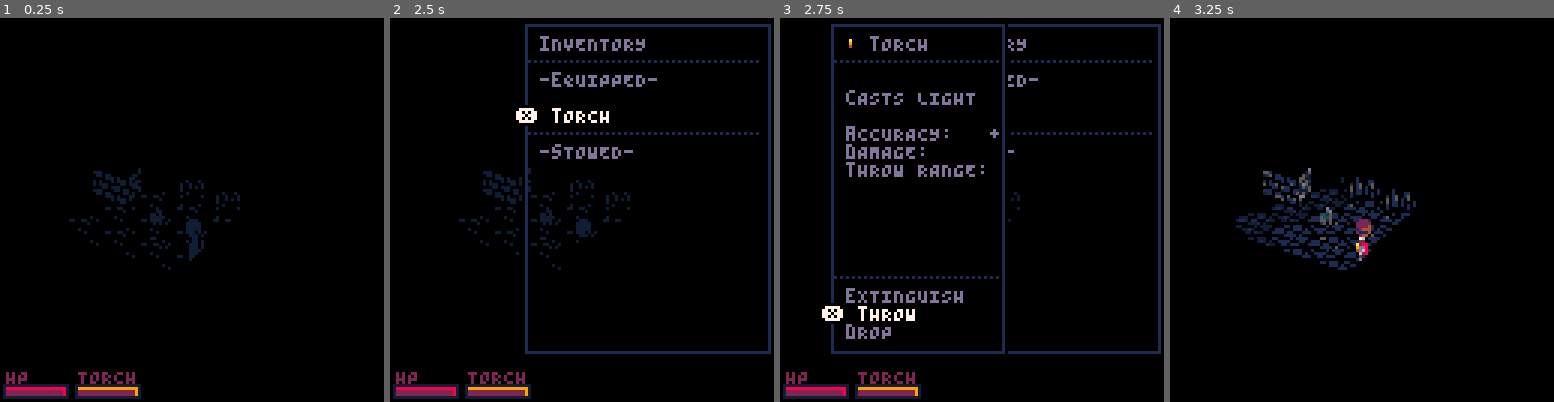
Above: before the commit, frames 1-4 (left to right).
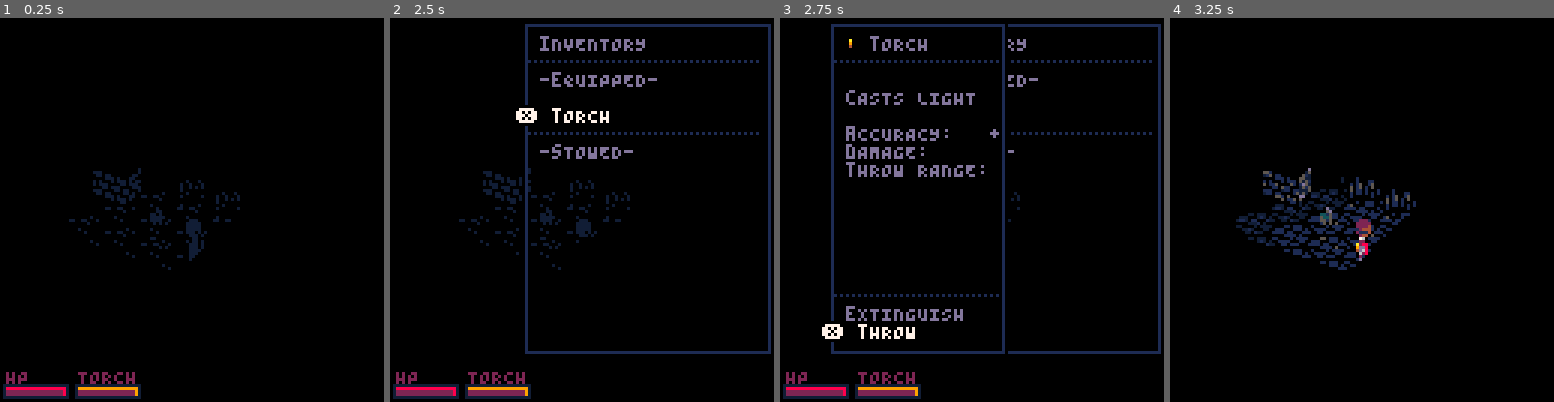
Above: after the commit, the same moments.

Repository: Woflox/intoruins
Game: PICO-8 cartridge cavedunj.p8
The game is run twice, just before and just after one commit, with the same random seed, the same clock (stepped at 60 frames per second) and the same inputs.
Inputs:
- Up to frame 1 (0.25 s): no input
- Up to frame 2 (2.5 s): tap O (Z key) at 0.33, 0.7, 1.43, 2.22 s; tap X (X key) at 1.07, 2.07, 2.4 s; hold Left 1.97-2.37 s; hold Down from 2.42 s (still down)
- Up to frame 3 (2.75 s): keep holding Down; tap X (X key) at 2.73 s
- Up to frame 4 (3.25 s): release Down at 2.82 s; hold Right from 2.87 s (still down); tap X (X key) at 3.07 s; tap O (Z key) at 3.1 s

Frames 1-2 are identical in both runs. In frame 3, 2.1% of the frame differs, in the area x 10-58%, y 67-85%; in frame 4, nothing differs.

Commit message:
jellies split

Diff:
--- a/cavedunj.p8
+++ b/cavedunj.p8
@@ -9,7 +9,7 @@
 [[mode:play,statet:0,depth:5,turnorder:0,fireplaying:false,btnheld:0,shake:0,playerdir:2
 ,tempty:0,tcavefloor:50,tcavefloorvar:52
 ,tcavewall:16,tdunjfloor:48,tywall:18,txwall:20
-,tshortgrass:54,tflatgrass:38,tlonggrass:58,tmushroom:56
+,tshortgrass:54,tflatgrass:38,tlonggrass:58
 ,thole:32,txbridge:60,tybridge:44
 ,minroomw:3,minroomh:2,roomsizevar:8]])
 entdata={}
@@ -24,7 +24,7 @@
 68=n:gOBLIN WARLOCK,hp:6,atk:1,dmg:3,armor:0,ai:t,pdist:-3,alert:30,hurt:11
 69=n:oGRE,hp:15,atk:2,dmg:8,armor:1,slow:t,knockback:t,stun:2,ai:t,pdist:0,alert:31,hurt:16
 72=n:bAT,hp:4,atk:2,dmg:6,armor:0,movratio:0.6,ai:t,behav:wander,darksight:t,burnlight:t,pdist:0,flying:t,idleanim:batidle,alert:32,hurt:13
-73=n:pINK JELLY,hp:10,atk:1,dmg:2,armor:0,ai:t,pdist:0,moveanim:emove,movratio:0.33,alert:19,hurt:19
+73=n:pINK JELLY,hp:10,atk:1,dmg:2,armor:0,ai:t,hurtsplit:t,pdist:0,moveanim:emove,movratio:0.33,alert:19,hurt:19
 137=n:mUSHROOM,hp:1,blocking:t,sporeburst:12,light:4,lcool:t,deathanim:mushdeath,flippable:t,death:42
 136=n:bRAZIER,hp:1,nofire:t,blocking:t,hitfire:t,light:4,idleanim:idle3,deathanim:brazierdeath,animspeed:0.3,death:23
 169=n:cHAIR,hp:2,nofire:t,blocking:t,hitpush:t,dmg:2,stun:1,flippable:t,deathanim:propdeath,animspeed:0.3,death:23
@@ -435,7 +435,7 @@
  local eqpd = selitem.equipped
  local x=gettrans(42,5)
  frame(x,2,gettrans(42,90.5),111,rectfill)
- menuindex=getindex(menuindex,3)
+ menuindex=getindex(menuindex,2)
 
  spr(selitem.typ+(selitem.ai and 16 or 0),x+3,4)
  ?"\fd    "..selitem.n
@@ -475,7 +475,7 @@
  ?statstr
 
  --menu
- cursor(x-3,84)
+ cursor(x-3,90)
  ?"\f1 ……………………………"
 
  for action in all(
@@ -483,7 +483,7 @@
   (eqpd and
    (selitem.lit and"eXTINGUISH" or "sTOW")
    or"eQUIP")or "uSE",
-  "tHROW","dROP"})
+  "tHROW"})
  do
  	if listitem(action) then
  	 diags,mode,skipturn,waitforanim=
@@ -1135,6 +1135,27 @@
 	end
 end
 
+--[[
+function findfree(pos,var,recurse)
+ if not gettile(pos)[var] then
+ 	return pos
+ end
+ for i=1,recurse do
+  local res=nil
+		visitadjrnd(pos,
+		function(npos,ntl)
+			if navigable(ntl) and not
+			   (ntl.ent and ntl.ent.blocking)
+			then
+			 if not ntl[var] then
+			 	return npos
+			 end
+			 pos=npos
+			end
+		end)
+	end
+end]]
+
 function updatemap()
 	calclight()
 	calcdist(player.pos,"pdist",true)
@@ -1278,9 +1299,7 @@
 	assigntable(ent,entdata[typ])
 
 	if ent.pos then
-		ent.tl=gettile(ent.pos)
-		ent.tl[ent.var]=ent
-		ent.renderpos=entscreenpos(ent)
+		setpos(ent,ent.pos,true)
 	end
 
 	ent.animoffset=vec2(0,ent.var=="ent"and 0or 2)
@@ -1325,6 +1344,15 @@
 	end
 
 	return ent
+end
+
+function setpos(ent,pos,setrender)
+	ent.pos=pos
+	ent.tl=gettile(pos)
+	ent.tl[ent.var]=ent
+	if setrender then
+		ent.renderpos=entscreenpos(ent)
+	end
 end
 
 function setstatus(ent,name,str)
@@ -1542,25 +1570,26 @@
 
 			local dsttile=gettile(playerdst)
 
-			if player.tl.item then
-				pickup(player.tl.item)
-			end
-
-			if dsttile.typ==tlonggrass then
-			 sfx(37)
-			elseif dsttile.typ==tshortgrass or
-										dsttile.typ==tflatgrass then
-				sfx(10)
-			elseif dsttile.typ==txbridge or
-										dsttile.typ==tybridge then
-				sfx(38)
-			elseif dsttile.typ==40 then
-				sfx(43)--bonez
-				aggro(playerdst)
-			else
-				sfx(35)
-			end
-
+			if player.tl==dsttile then
+				if dsttile.item then
+					pickup(dsttile.item)
+				end
+
+				if dsttile.typ==tlonggrass then
+				 sfx(37)
+				elseif dsttile.typ==tshortgrass or
+											dsttile.typ==tflatgrass then
+					sfx(10)
+				elseif dsttile.typ==txbridge or
+											dsttile.typ==tybridge then
+					sfx(38)
+				elseif dsttile.typ==40 then
+					sfx(43)--bonez
+					aggro(playerdst)
+				else
+					sfx(35)
+				end
+			end
 			return true
 		end
 		return
@@ -1709,6 +1738,26 @@
 		end
 	else
 		sfx(34)
+		if ent.hurtsplit and atkr then
+			local splitpos=nil
+			visitadjrnd(ent.pos,
+			function(npos,ntl)
+				if navigable(ntl) and not
+				   ntl.ent then
+				  splitpos=npos
+				end
+			end)
+			if splitpos then
+				ent.hp/=2
+				local newent=create(ent.typ,splitpos,ent.behav,ent.group)
+			 newent.hp=ent.hp
+			 for k,v in pairs(ent.statuses) do
+			 	newent.statuses[k]={unpack(v)}
+			 end
+			 newent.renderpos=ent.renderpos
+				setanim(newent,"emove")
+			end
+		end
 	end
 	if ent.hurt then
 		sfx(ent.hurt)
@@ -1760,9 +1809,7 @@
 		         ent.wpn or ent)
 	else
 		ent.tl.ent=nil
-		ent.pos=dst
-		dsttile.ent=ent
-		ent.tl=dsttile
+		setpos(ent,dst)
 
 		if ent.moveanim then
 			setanim(ent,ent.moveanim)
@@ -2229,17 +2276,31 @@
 end
 
 item.sTOW=function(staylit)
-	item.equipped=nil
-	if item.lit and not staylit
-	then
-	 item.eXTINGUISH()
-	end
-	player[item.slot]=nil
+	if item.equipped then
+		item.equipped=nil
+		if item.lit and not staylit
+		then
+		 item.eXTINGUISH()
+		end
+		player[item.slot]=nil
+	end
 end
 
 item.tHROW=function()
  aim(item,true,item.throw)
 end
+
+--[[item.dROP=function()
+	local pos = findfree(player.pos,"item",100)
+	if pos then
+	 sfx(25)
+		item.sTOW()
+		setpos(item,pos,true)
+		del(inventory,item)
+	else
+		log"nO ROOM"
+	end
+end]]
 
 item.eXTINGUISH=function()
 	item.lit,item.light,
Not shown, changed: the sound effects (__sfx__) section of cavedunj.p8
